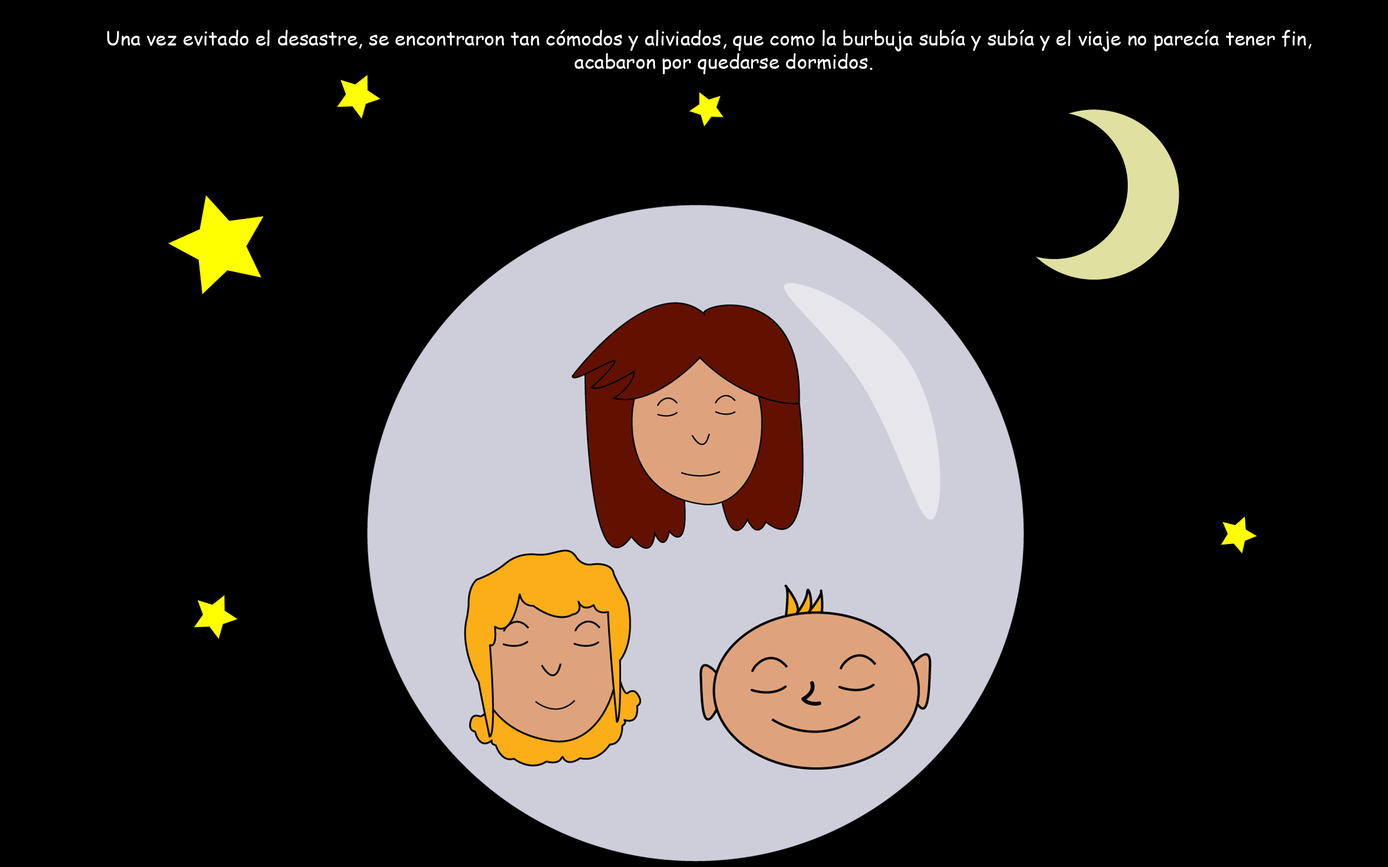
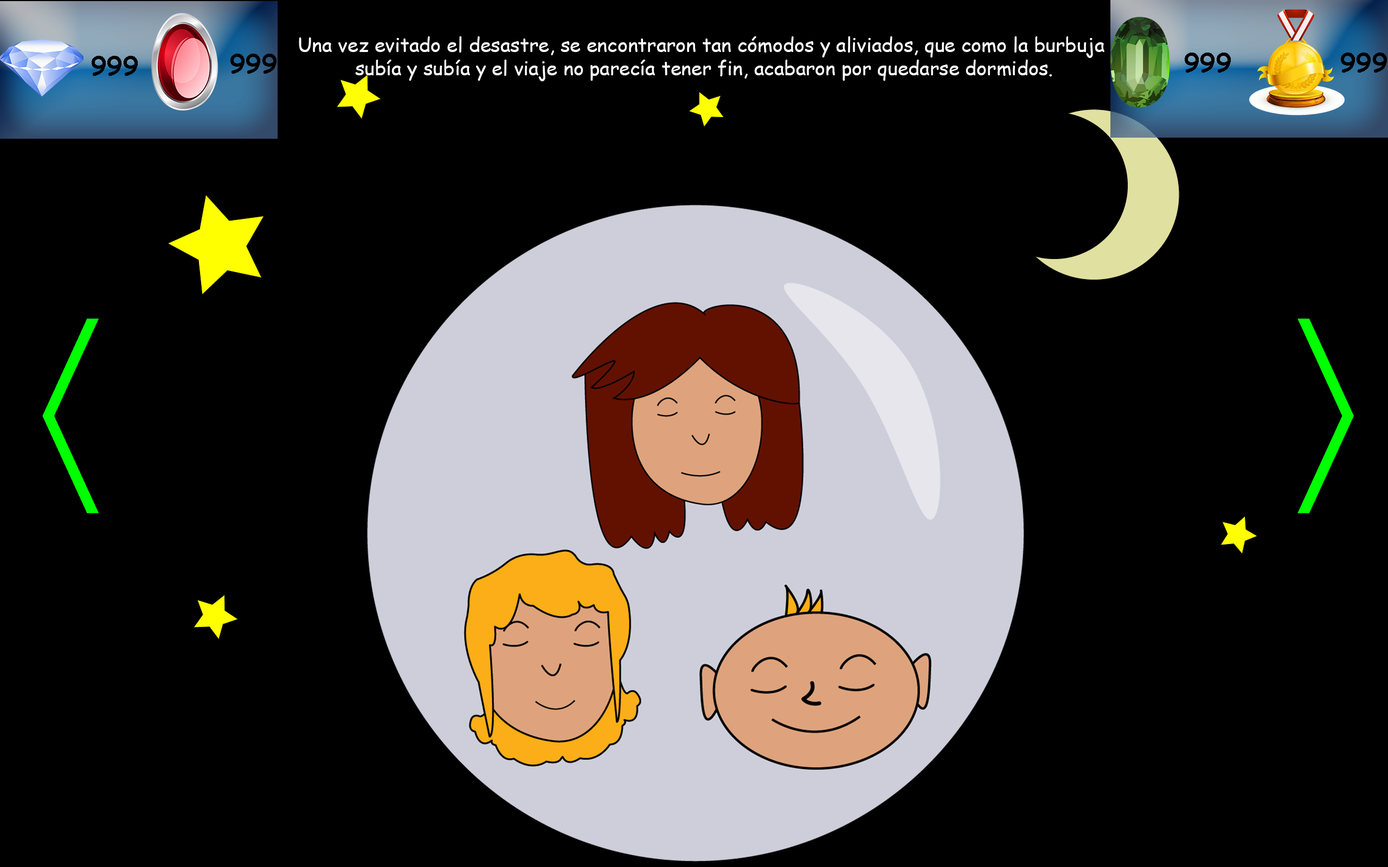
Revision of a layered 1388 x 867 image; what changed, layer by layer:
added layer "kwkNavprev" above "kwkNavnext" over [42, 318, 100, 514]
added layer "kwkNavnext" above "Text" over [1297, 318, 1354, 514]
painted on "Text" over [106, 29, 1312, 82]
added layer "kwkMedalla" above "kwkRubi" over [1248, 7, 1345, 116]
added layer "kwkRubi" above "kwkEsmeralda" over [151, 13, 218, 111]
added layer "kwkEsmeralda" above "kwkDiamante" over [1110, 16, 1170, 108]
added layer "kwkDiamante" above "kwkCGText" over [0, 39, 84, 97]
added layer "kwkCGText" above "kwkCIText" over [91, 55, 138, 76]
added layer "kwkCIText" above "kwkComodinText" over [230, 53, 277, 74]
added layer "kwkComodinText" above "kwkCLText" over [1340, 52, 1387, 73]
added layer "kwkCLText" above "kwkRect1" over [1184, 52, 1231, 73]
added layer "kwkRect1" (75%) above "kwkRect2" over [0, 1, 278, 139]
added layer "kwkRect2" (75%) above "Capa_1" over [1110, 0, 1388, 138]
